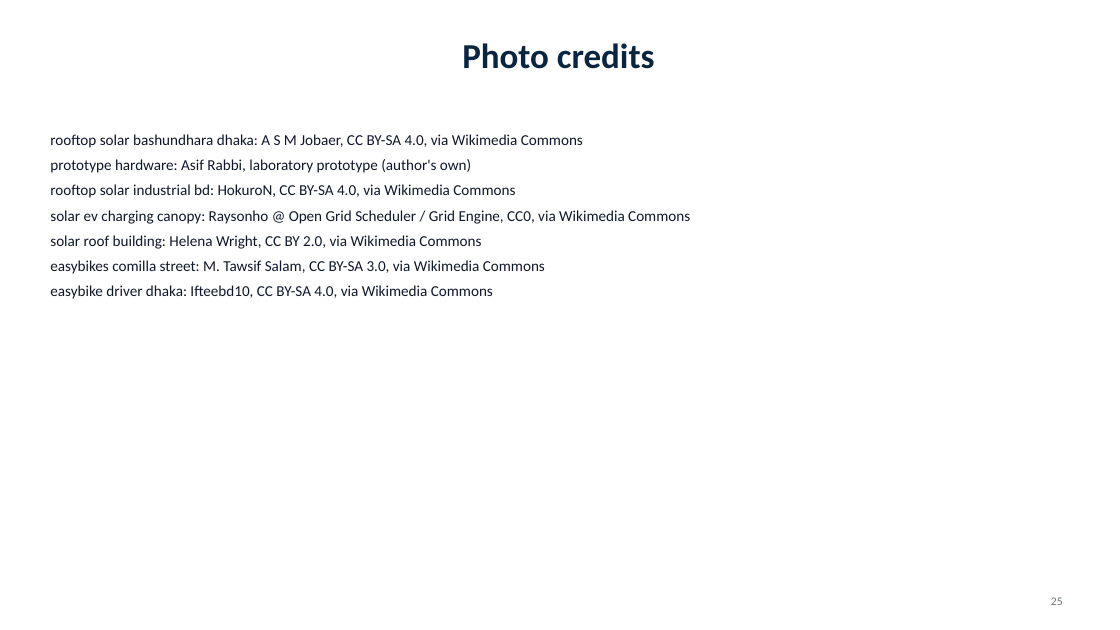
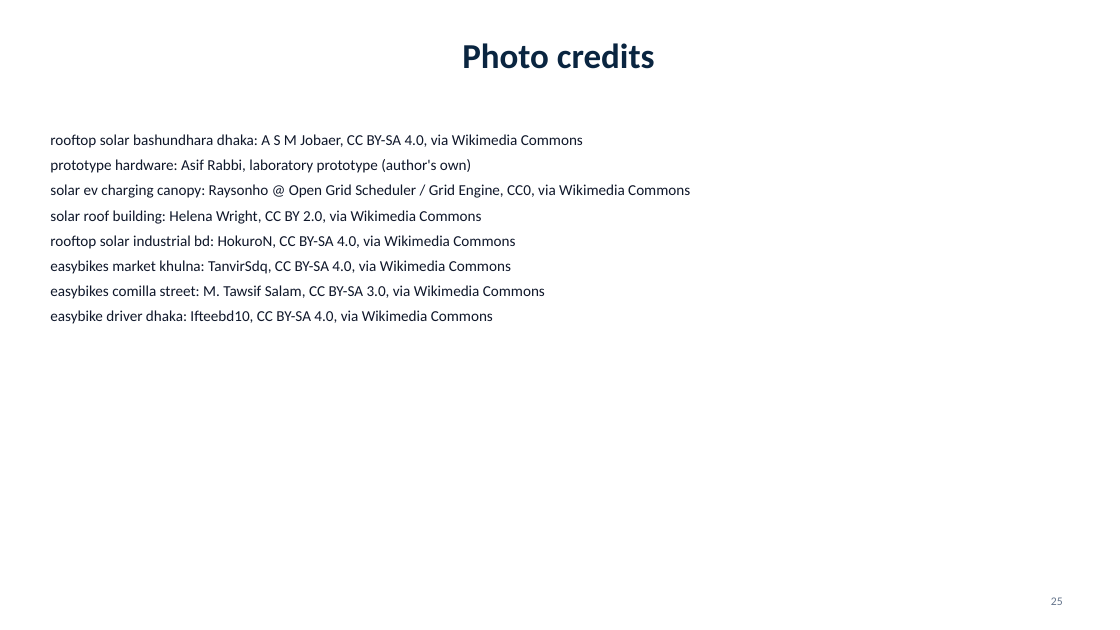
Before and after one commit to shariarmahir/Project-portfolio, a slide deck: slide 25 of public/downloads/presentation-iot-charging-infrastructure.pptx. Drawn at 1120x630 pixels with LibreOffice and Linux fonts; fonts in the diff are those of the drawing; background and template pictures are left out. Boxes give left, top, right and bottom in pixels: in the first picture for what was removed or moved away, otherwise in the second. Text is boxed around its words. In the diff, an @@ line names an element or a change of style, - is before the commit and + after.

```diff
--- a/public/downloads/presentation-iot-charging-infrastructure.pptx
+++ b/public/downloads/presentation-iot-charging-infrastructure.pptx
@@ text at (x1=50, y1=184, x2=515, y2=198): paragraph removed @@
-rooftop solar industrial bd: HokuroN, CC BY-SA 4.0, via Wikimedia Commons
@@ text at (x1=50, y1=235, x2=515, y2=274): paragraphs added @@
+rooftop solar industrial bd: HokuroN, CC BY-SA 4.0, via Wikimedia Commons
+easybikes market khulna: TanvirSdq, CC BY-SA 4.0, via Wikimedia Commons
```
Also in this commit, not shown: 12 other slides changed, 10 slides added, 10 slides removed, 18 other files.
